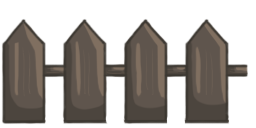
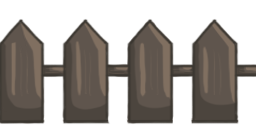
Revision of a layered (256, 128) image; what changed, layer by layer:
painted on "Layer 5" over (0, 18, 256, 124)
painted on "Layer 7" over (0, 18, 256, 124)
painted on "Layer 6" over (0, 20, 256, 124)
